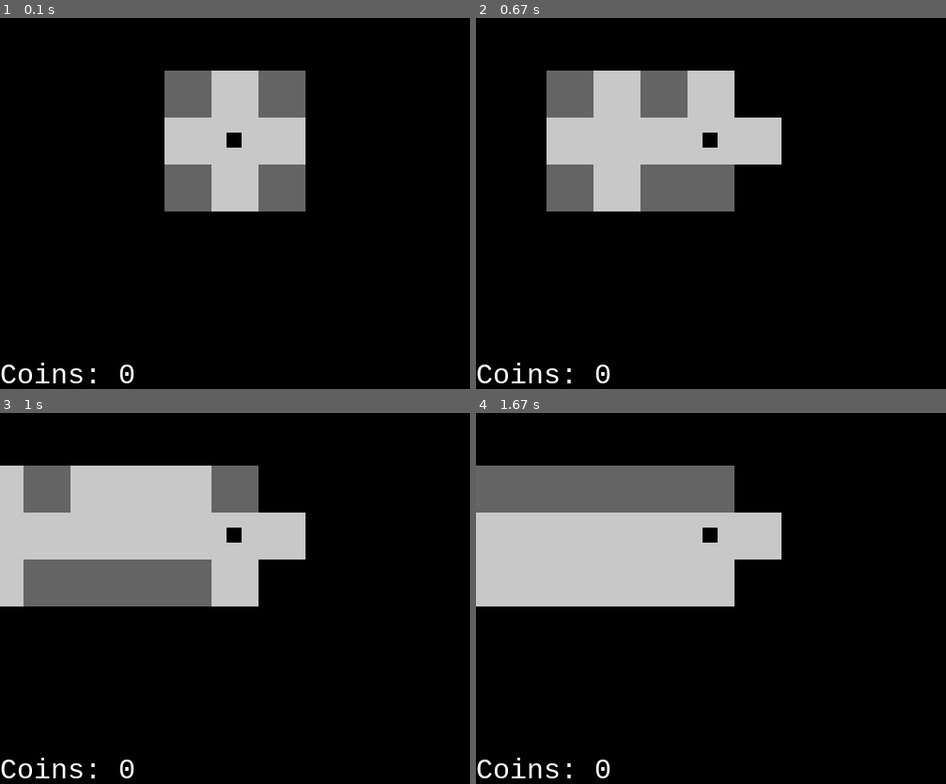
Above: before the commit, frames 1-4 (two rows, left to right).
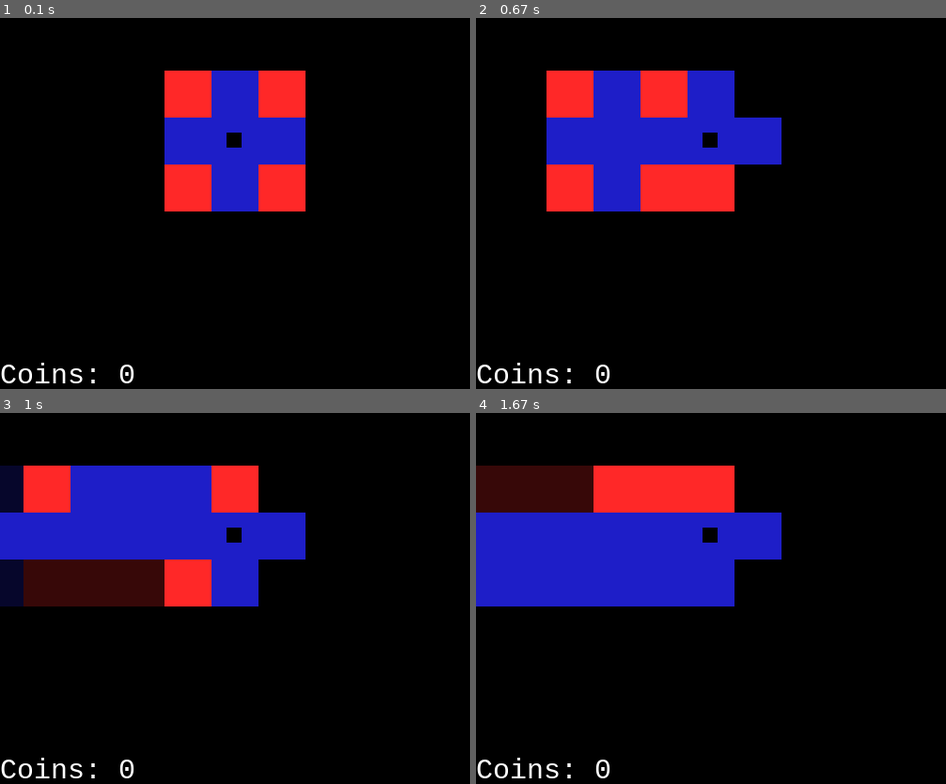
Above: after the commit, the same moments.

Repository: sillypantscoder/pygame_maze
Game: pygame game, started from main.py
Same seed, same stepped clock (60 frames per second), same inputs: the game is played once before the commit and once after it.
Inputs:
- Up to frame 1 (0.1 s): no input
- Up to frame 2 (0.67 s): hold Right from 0.33 s (still down)
- Up to frame 3 (1 s): release Right at 0.8 s; hold Up from 0.83 s (still down)
- Up to frame 4 (1.67 s): release Up at 1.13 s; hold Right 1.17-1.63 s

The runs differ from the first frame. In frame 1, 11% of the frame differs, in the area x 35-65%, y 14-53%; in frame 2, 16%; in frame 3, 22%, in the area x 0-65%, y 14-53%; in frame 4, 22%.

Commit message:
Added light!!!
You can only see nearby blocks.

Diff:
--- /dev/null
+++ b/line_points.py
@@ -0,0 +1,56 @@
+def get_line(start, end):
+	"""Bresenham's Line Algorithm
+	Produces a list of tuples from start and end
+
+	>>> points1 = get_line((0, 0), (3, 4))
+	>>> points2 = get_line((3, 4), (0, 0))
+	>>> assert(set(points1) == set(points2))
+	>>> print points1
+	[(0, 0), (1, 1), (1, 2), (2, 3), (3, 4)]
+	>>> print points2
+	[(3, 4), (2, 3), (1, 2), (1, 1), (0, 0)]
+	"""
+	# Setup initial conditions
+	x1, y1 = start
+	x2, y2 = end
+	dx = x2 - x1
+	dy = y2 - y1
+
+	# Determine how steep the line is
+	is_steep = abs(dy) > abs(dx)
+
+	# Rotate line
+	if is_steep:
+		x1, y1 = y1, x1
+		x2, y2 = y2, x2
+
+	# Swap start and end points if necessary and store swap state
+	swapped = False
+	if x1 > x2:
+		x1, x2 = x2, x1
+		y1, y2 = y2, y1
+		swapped = True
+
+	# Recalculate differentials
+	dx = x2 - x1
+	dy = y2 - y1
+
+	# Calculate error
+	error = int(dx / 2.0)
+	ystep = 1 if y1 < y2 else -1
+
+	# Iterate over bounding box generating points between start and end
+	y = y1
+	points = []
+	for x in range(x1, x2 + 1):
+		coord = (y, x) if is_steep else (x, y)
+		points.append(coord)
+		error -= abs(dy)
+		if error < 0:
+			y += ystep
+			error += dx
+
+	# Reverse the list if the coordinates were swapped
+	if swapped:
+		points.reverse()
+	return points
--- a/main.py
+++ b/main.py
@@ -1,5 +1,5 @@
 import pygame
-import random
+import threading
 import math
 import boardgen
 
@@ -8,14 +8,14 @@
 # Colors
 BACKGROUND = (0, 0, 0)
 TEXTCOLOR = (255, 255, 255)
-TILEEMPTY = (200, 200, 200)
-TILEWALL = (100, 100, 100)
+TILEEMPTY = (30, 30, 200)
+TILEWALL = (255, 40, 40)
 TILEDOOR = (217, 106, 22)
 PLAYERCOLOR = (0, 0, 0)
 
 # Setup
 ZOOM = 50
-BOARD = [{"x": x, "y": y, "state": 1 * ((x != 0) and (y != 0))} for x in [-1, 0, 1] for y in [-1, 0, 1]]
+BOARD = [{"x": x, "y": y, "state": 1 * ((x != 0) and (y != 0)), "light": True} for x in [-1, 0, 1] for y in [-1, 0, 1]]
 FONT = pygame.font.SysFont("monospace", 30)
 FONTHEIGHT = FONT.render("0", True, TEXTCOLOR).get_height()
 playerpos = [0, 0]
@@ -60,7 +60,7 @@
 	global portalroom
 	s = newBlockState(x, y)
 	if s == 3: portalroom = True
-	BOARD.append({"x": x, "y": y, "state": s})
+	BOARD.append({"x": x, "y": y, "state": s, "light": True})
 
 def newBlockState(x: int, y: int) -> int:
 	"""Generates a new block state."""
@@ -69,11 +69,36 @@
 	except IndexError:
 		return 1
 
+def asyncLight():
+	"""Checks whether the player has a line of sight for each block."""
+	from line_points import get_line as get_line_points
+	for block in BOARD:
+		# Check whether the player has a line of sight to the block.
+		# 1. Get list of points from player to block.
+		p = get_line_points((playerpos[0], playerpos[1]), (block["x"], block["y"]))
+		# 2. Assume the player has a line of sight to the block.
+		block["light"] = True
+		# 3. Check whether any of the points are walls.
+		for point in p:
+			b = getBlock(point[0], point[1])
+			# Make sure we are not checking the target block.
+			if b != block:
+				# Check if the block is a wall.
+				if (not b) or b["state"] in [1, 2]:
+					block["light"] = False
+					break
+def asyncMultipleLight():
+	global running
+	while running:
+		asyncLight()
+		pygame.time.wait(100)
+
 screen = pygame.display.set_mode(SCREENSIZE, pygame.RESIZABLE)
 pygame.key.set_repeat(300, 50)
 
 c = pygame.time.Clock()
 running = True
+threading.Thread(target=asyncMultipleLight, name="game light daemon", args=()).start()
 while running:
 	for event in pygame.event.get():
 		if event.type == pygame.QUIT:
@@ -109,6 +134,11 @@
 			o = (cellrect.width / 2, cellrect.height / 2)
 			pygame.draw.rect(screen, TILEWALL, pygame.Rect(cellrect.left, cellrect.top, *o))
 			pygame.draw.rect(screen, TILEWALL, pygame.Rect(cellrect.left + o[0], cellrect.top + o[0], *o))
+		if cell["light"] == False:
+			# Dim the cell.
+			s = pygame.Surface(cellrect.size, pygame.SRCALPHA)
+			s.fill((0, 0, 0, 200))
+			screen.blit(s, cellrect)
 	playerrect = pygame.Rect((playerpos[0] * ZOOM) + (ZOOM / 3), (playerpos[1] * ZOOM) + (ZOOM / 3), ZOOM / 3, ZOOM / 3)
 	playerrect.move_ip(*offset)
 	pygame.draw.rect(screen, PLAYERCOLOR, playerrect)
